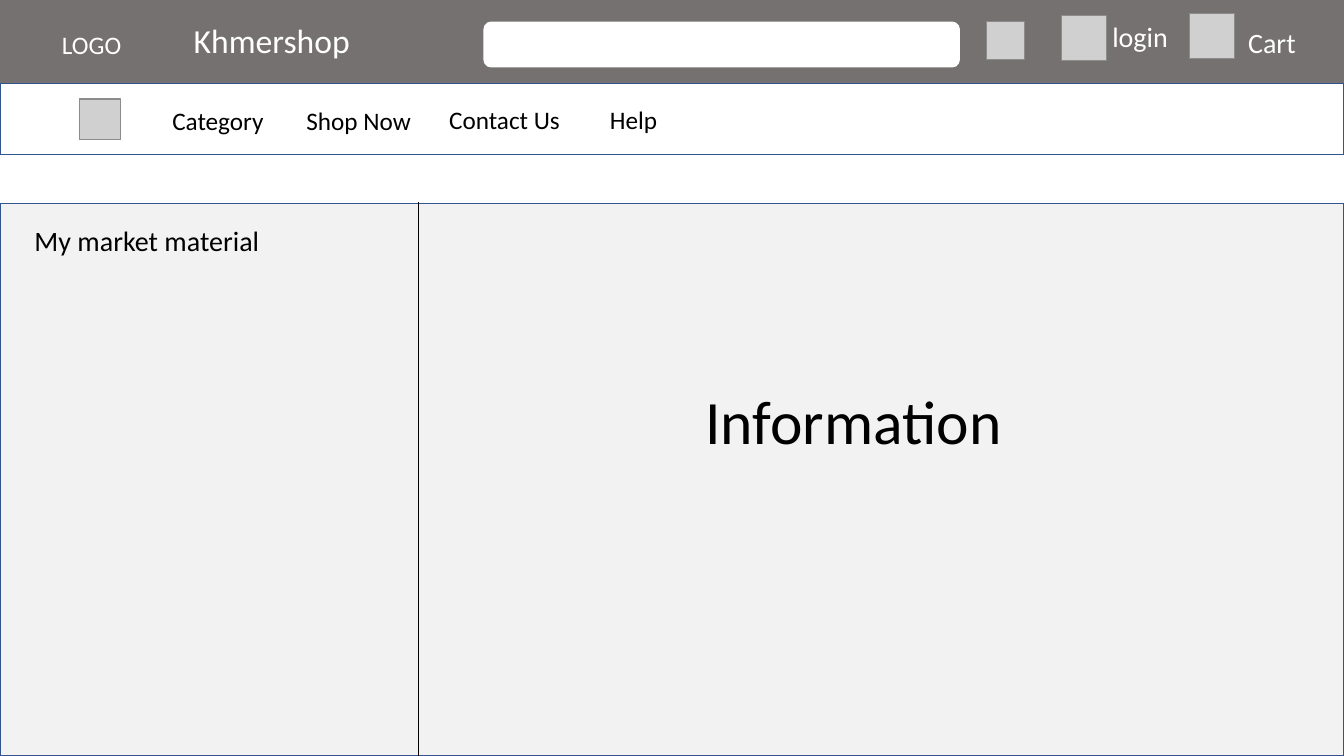
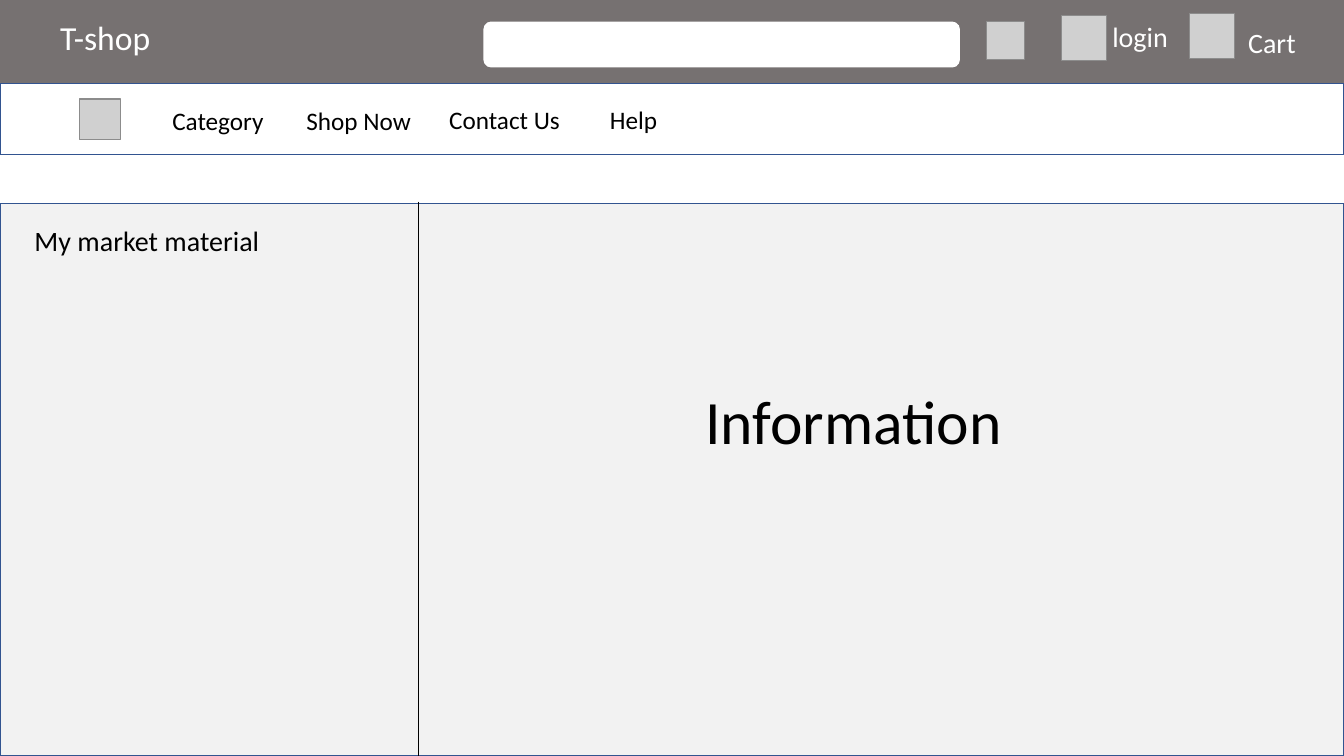
Before and after one commit to CHANTHY-THA/PHP-With-DB-project, a slide deck: slide 1 of Muck up project.pptx. Drawn at 1344x756 pixels with LibreOffice and Linux fonts; fonts in the diff are those of the drawing; grey boxes stand for pictures. Boxes give left, top, right and bottom in pixels: in the first picture for what was removed or moved away, otherwise in the second. Text is boxed around its words. In the diff, an @@ line names an element or a change of style, - is before the commit and + after.

```diff
--- a/Muck up project.pptx
+++ b/Muck up project.pptx
@@ text at bbox=[60, 26, 150, 56]: text changed @@
-Khmershop
+T-shop
@@ text removed at bbox=[62, 37, 121, 54] @@
-LOGO
```
Also in this commit, not shown: 22 other files.
